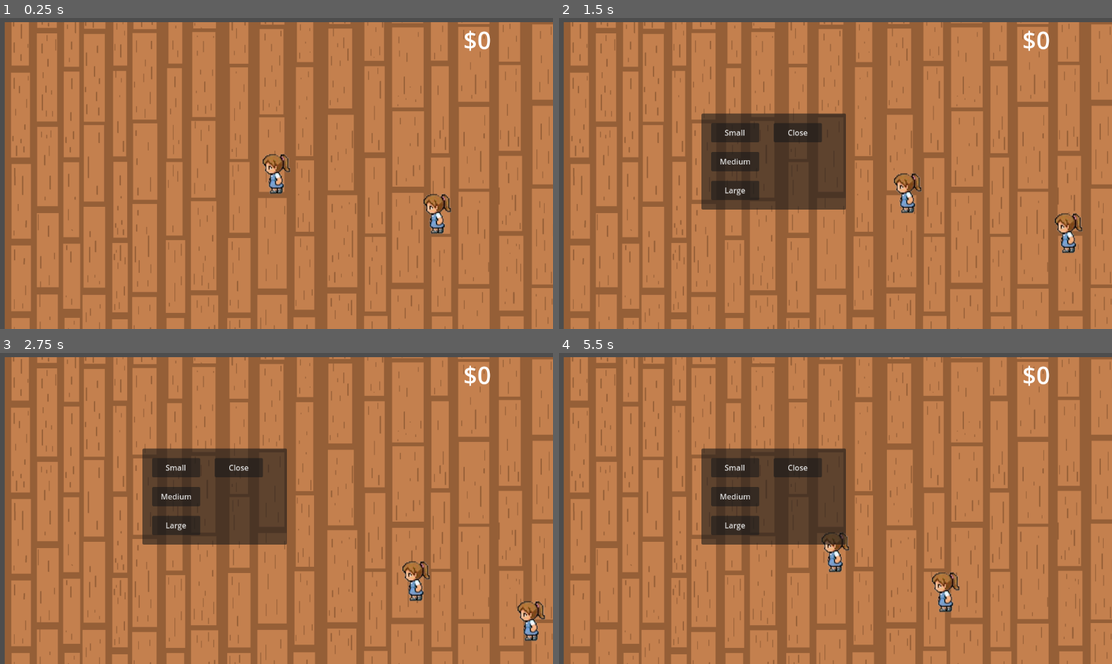
Above: before the commit, frames 1-4 (two rows, left to right).
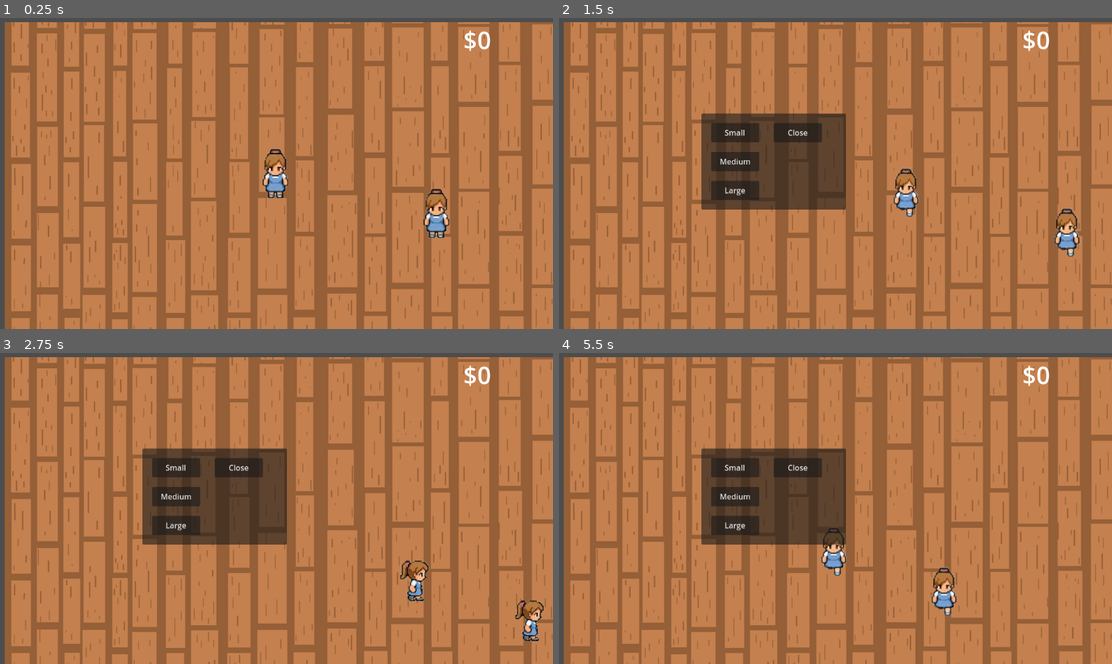
Above: after the commit, the same moments.

Repository: SofiiaKozlova/Bubble-Farm
Game: Godot game, scene res://scenes/Main.tscn
Two runs of this game, one before a commit and one after it. Both use one fixed random seed, a clock stepped at 60 frames per second and the inputs below.
Inputs:
- Up to frame 1 (0.25 s): no input
- Up to frame 2 (1.5 s): tap Enter at 0.5 s; hold Right (ui_right) 0.53-1.28 s; tap E (interact) at 0.6, 1.35 s; hold Down (ui_down) from 1.28 s (still down)
- Up to frame 3 (2.75 s): release Down (ui_down) at 2.03 s; hold Right (ui_right) from 2.03 s (still down); tap E (interact) at 2.1 s
- Up to frame 4 (5.5 s): release Right (ui_right) at 2.78 s; hold Up (ui_up) 2.78-3.53 s; tap E (interact) every 0.75 s from 2.85 to 5.1 s; hold Left (ui_left) 3.53-5.03 s; hold Down (ui_down) from 5.03 s (still down)

The runs differ from the first frame. In frame 1, 1.1% of the frame differs, in the area x 47-82%, y 41-71%; in frame 2, 0.9%; in frame 3, 0.8%; in frame 4, 0.9%.

Commit message:
Update game

Diff:
--- a/scenes/Player.tscn
+++ b/scenes/Player.tscn
@@ -1,19 +1,69 @@
-[gd_scene load_steps=8 format=3 uid="uid://c3f2v75b2tss3"]
+[gd_scene load_steps=20 format=3 uid="uid://c3f2v75b2tss3"]
 
 [ext_resource type="Script" uid="uid://diwi4exq4j5hg" path="res://scripts/Player.gd" id="1_player"]
-[ext_resource type="Texture2D" uid="uid://buh4exm0uf44r" path="res://assets/player/walk_left/1.png" id="2_qu4a1"]
-[ext_resource type="Texture2D" uid="uid://cqxiikvddm4im" path="res://assets/player/walk_left/2.png" id="3_70d11"]
-[ext_resource type="Texture2D" uid="uid://665v2ifojtye" path="res://assets/player/walk_left/3.png" id="4_cw2d6"]
-[ext_resource type="Texture2D" uid="uid://daw8vlbs3su1j" path="res://assets/player/walk_left/4.png" id="5_khinc"]
+[ext_resource type="Texture2D" uid="uid://cijdo474ypujr" path="res://assets/player/idle_down.png" id="2_lkdrv"]
+[ext_resource type="Texture2D" uid="uid://iyj62wrw6ync" path="res://assets/player/walk_left/1.png" id="2_qu4a1"]
+[ext_resource type="Texture2D" uid="uid://3ko568dd18r6" path="res://assets/player/walk_left/2.png" id="3_70d11"]
+[ext_resource type="Texture2D" uid="uid://bug2rvxaxfc5d" path="res://assets/player/idle_left.png" id="3_p7iby"]
+[ext_resource type="Texture2D" uid="uid://6se843sjas7h" path="res://assets/player/idle_right.png" id="4_0rnld"]
+[ext_resource type="Texture2D" uid="uid://bmjkw688schm7" path="res://assets/player/walk_left/3.png" id="4_cw2d6"]
+[ext_resource type="Texture2D" uid="uid://vxs3kxrv5viu" path="res://assets/player/walk_left/4.png" id="5_khinc"]
+[ext_resource type="Texture2D" uid="uid://dx6vm00ank2ca" path="res://assets/player/idle_up.png" id="5_srp4u"]
+[ext_resource type="Texture2D" uid="uid://dctujiqqrxpqw" path="res://assets/player/walk_down/1.png" id="6_jfpux"]
+[ext_resource type="Texture2D" uid="uid://kx4k7bbjrhb5" path="res://assets/player/walk_down/2.png" id="7_61ith"]
+[ext_resource type="Texture2D" uid="uid://buh4exm0uf44r" path="res://assets/player/walk_right/1.png" id="10_jfpux"]
+[ext_resource type="Texture2D" uid="uid://cqxiikvddm4im" path="res://assets/player/walk_right/2.png" id="11_61ith"]
+[ext_resource type="Texture2D" uid="uid://665v2ifojtye" path="res://assets/player/walk_right/3.png" id="12_ebwui"]
+[ext_resource type="Texture2D" uid="uid://daw8vlbs3su1j" path="res://assets/player/walk_right/4.png" id="13_sfy4j"]
+[ext_resource type="Texture2D" uid="uid://dv4yw8rdriops" path="res://assets/player/walk_up/1.png" id="16_ebwui"]
+[ext_resource type="Texture2D" uid="uid://deor4b7c7xrac" path="res://assets/player/walk_up/2.png" id="17_sfy4j"]
 
 [sub_resource type="CircleShape2D" id="CircleShape2D_player"]
 radius = 20.0
 
 [sub_resource type="SpriteFrames" id="SpriteFrames_p0vlq"]
 animations = [{
-"frames": [],
+"frames": [{
+"duration": 1.0,
+"texture": ExtResource("2_lkdrv")
+}],
 "loop": true,
 "name": &"idle_down",
+"speed": 5.0
+}, {
+"frames": [{
+"duration": 1.0,
+"texture": ExtResource("3_p7iby")
+}],
+"loop": true,
+"name": &"idle_left",
+"speed": 5.0
+}, {
+"frames": [{
+"duration": 1.0,
+"texture": ExtResource("4_0rnld")
+}],
+"loop": true,
+"name": &"idle_right",
+"speed": 5.0
+}, {
+"frames": [{
+"duration": 1.0,
+"texture": ExtResource("5_srp4u")
+}],
+"loop": true,
+"name": &"idle_up",
+"speed": 5.0
+}, {
+"frames": [{
+"duration": 1.0,
+"texture": ExtResource("6_jfpux")
+}, {
+"duration": 1.0,
+"texture": ExtResource("7_61ith")
+}],
+"loop": true,
+"name": &"walk_down",
 "speed": 5.0
 }, {
 "frames": [{
@@ -30,35 +80,33 @@
 "texture": ExtResource("5_khinc")
 }],
 "loop": true,
-"name": &"idle_left",
-"speed": 5.0
-}, {
-"frames": [],
-"loop": true,
-"name": &"idle_right",
-"speed": 5.0
-}, {
-"frames": [],
-"loop": true,
-"name": &"idle_up",
-"speed": 5.0
-}, {
-"frames": [],
-"loop": true,
-"name": &"walk_down",
-"speed": 5.0
-}, {
-"frames": [],
-"loop": true,
 "name": &"walk_left",
 "speed": 5.0
 }, {
-"frames": [],
+"frames": [{
+"duration": 1.0,
+"texture": ExtResource("10_jfpux")
+}, {
+"duration": 1.0,
+"texture": ExtResource("11_61ith")
+}, {
+"duration": 1.0,
+"texture": ExtResource("12_ebwui")
+}, {
+"duration": 1.0,
+"texture": ExtResource("13_sfy4j")
+}],
 "loop": true,
 "name": &"walk_right",
 "speed": 5.0
 }, {
-"frames": [],
+"frames": [{
+"duration": 1.0,
+"texture": ExtResource("16_ebwui")
+}, {
+"duration": 1.0,
+"texture": ExtResource("17_sfy4j")
+}],
 "loop": true,
 "name": &"walk_up",
 "speed": 5.0
@@ -75,4 +123,4 @@
 
 [node name="AnimatedSprite2D" type="AnimatedSprite2D" parent="."]
 sprite_frames = SubResource("SpriteFrames_p0vlq")
-animation = &"idle_left"
+animation = &"walk_left"
--- a/scripts/Player.gd
+++ b/scripts/Player.gd
@@ -3,11 +3,17 @@
 @export var speed := 200.0
 
 var carried_bubble = null
+var last_direction := "down"
+
+@onready var animated_sprite: AnimatedSprite2D = $AnimatedSprite2D
+
 
 func _ready():
 	add_to_group("player")
+	play_animation("idle_down")
 
-func _physics_process(delta):
+
+func _physics_process(_delta):
 	var direction := Input.get_vector(
 		"ui_left",
 		"ui_right",
@@ -17,3 +23,31 @@
 
 	velocity = direction * speed
 	move_and_slide()
+
+	# Визначаємо напрямок руху
+	if direction != Vector2.ZERO:
+
+		if abs(direction.x) > abs(direction.y):
+			if direction.x < 0:
+				last_direction = "left"
+				play_animation("walk_left")
+			else:
+				last_direction = "right"
+				play_animation("walk_right")
+		else:
+			if direction.y < 0:
+				last_direction = "up"
+				play_animation("walk_up")
+			else:
+				last_direction = "down"
+				play_animation("walk_down")
+
+	# Нічого не натиснуто
+	else:
+		play_animation("idle_" + last_direction)
+
+
+func play_animation(animation_name: String):
+	# Не перезапускаємо ту саму анімацію кожен кадр
+	if animated_sprite.animation != animation_name:
+		animated_sprite.play(animation_name)
Binary file changed: assets/player/idle_down.png
Binary file changed: assets/player/idle_up.png
Binary file added: assets/player/walk_down/1.png
Not shown, changed: assets/player/walk_down/1.png.import
Binary file added: assets/player/walk_down/2.png
Not shown, changed: assets/player/walk_down/2.png.import
Binary file changed: assets/player/walk_left/1.png
Not shown, changed: assets/player/walk_left/1.png.import
Binary file changed: assets/player/walk_left/2.png
Not shown, changed: assets/player/walk_left/2.png.import
Binary file changed: assets/player/walk_left/3.png
Not shown, changed: assets/player/walk_left/3.png.import
(and 11 more such lines)
